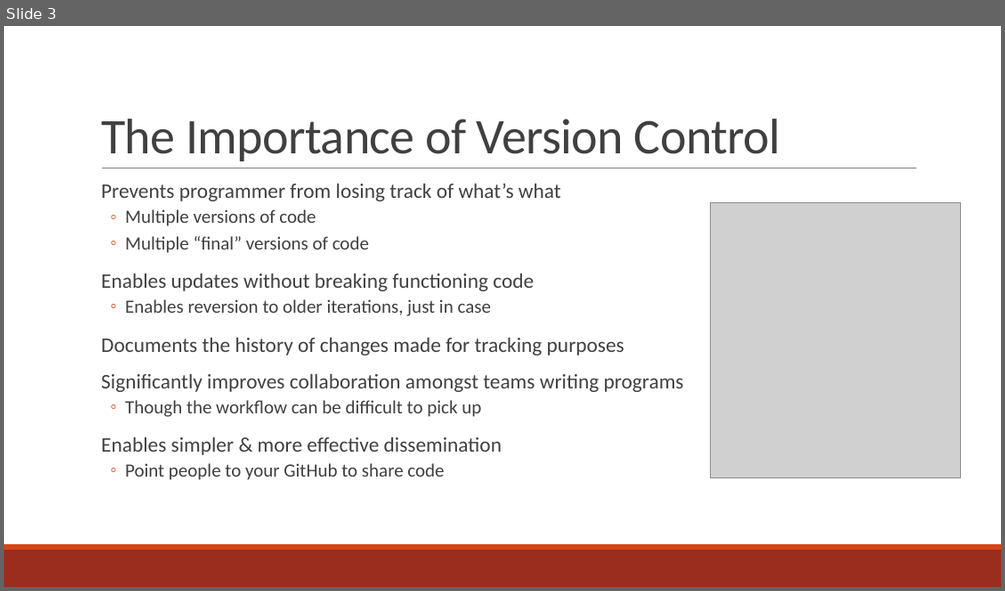
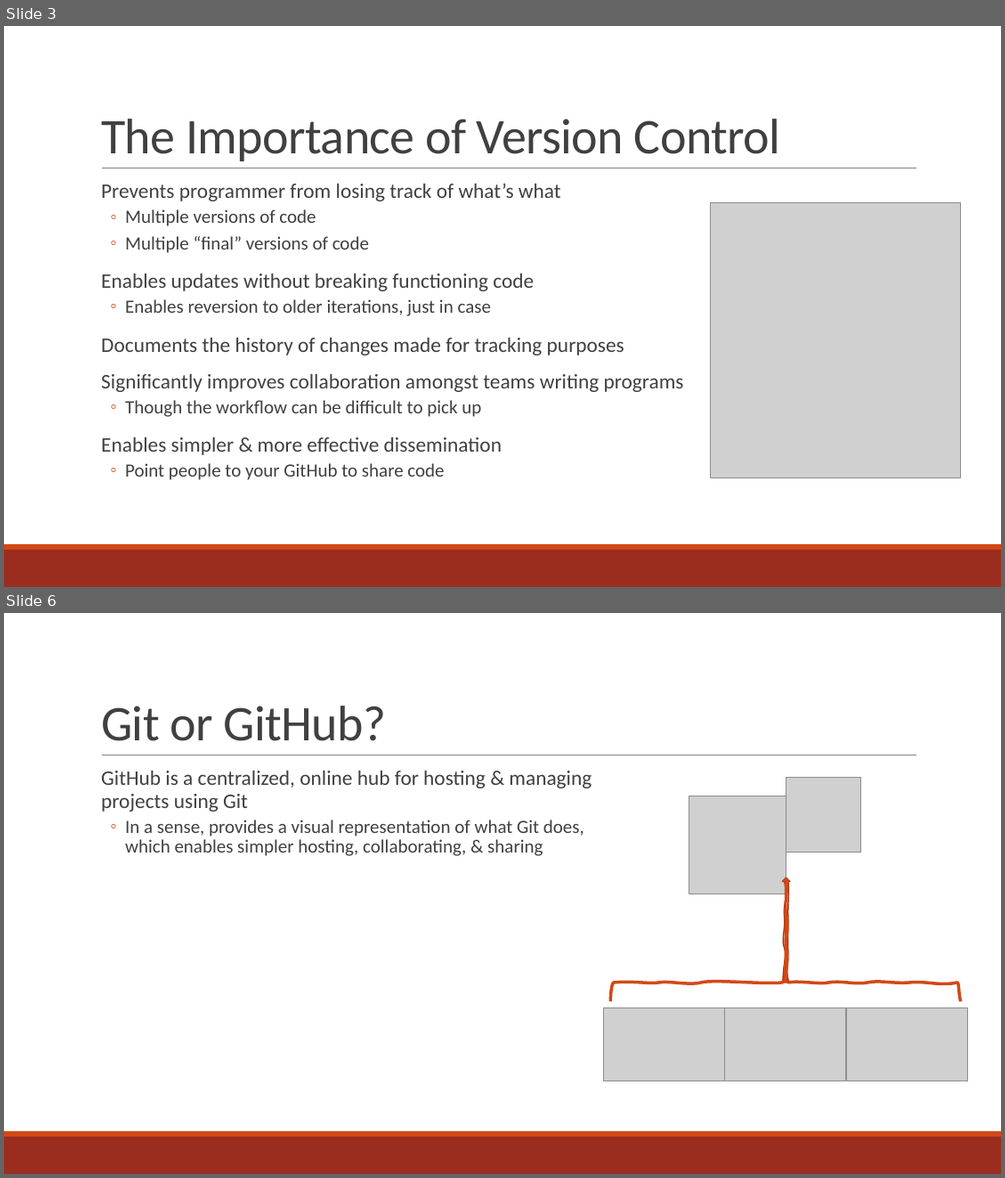
Before and after one commit to curtispmartin/Education, a slide deck: Working/2_VersionControl/2_VersionControl.pptx. Shown one above the other, each under a label of ours: slide 3 before the commit, slides 3 and 6 after it; the slides between them are not shown. The pictures are 1005x591 and 1005x1178 pixels, drawn with LibreOffice and Linux fonts; fonts in the diff are those of the drawing; grey boxes stand for pictures. Boxes give left, top, right and bottom in pixels: in the first picture for what was removed or moved away, otherwise in the second. Text is boxed around its words. In the diff, an @@ line names an element or a change of style, - is before the commit and + after.

```diff
--- a/Working/2_VersionControl/2_VersionControl.pptx
+++ b/Working/2_VersionControl/2_VersionControl.pptx
@@ slide 6 added at (4,613,1001,1174), background #FFFFFF; not listed: 3 template elements that a slide beside it also shows @@
@@ title added at (101,706,386,741), 48 pt, text #404040 @@
+Git or GitHub?
@@ text added at (101,771,591,856), 18 pt, text #404040 @@
+  GitHub is a centralized, online hub for hosting & managing projects using Git
+  ◦ In a sense, provides a visual representation of what Git does, which enables simpler hosting, collaborating, & sharing
@@ group added at (604,778,967,1080): 5 pictures, 2 freeform shapes @@
```
Also in this commit, not shown: 4 other slides added, 3 slides removed, 1 other file.
